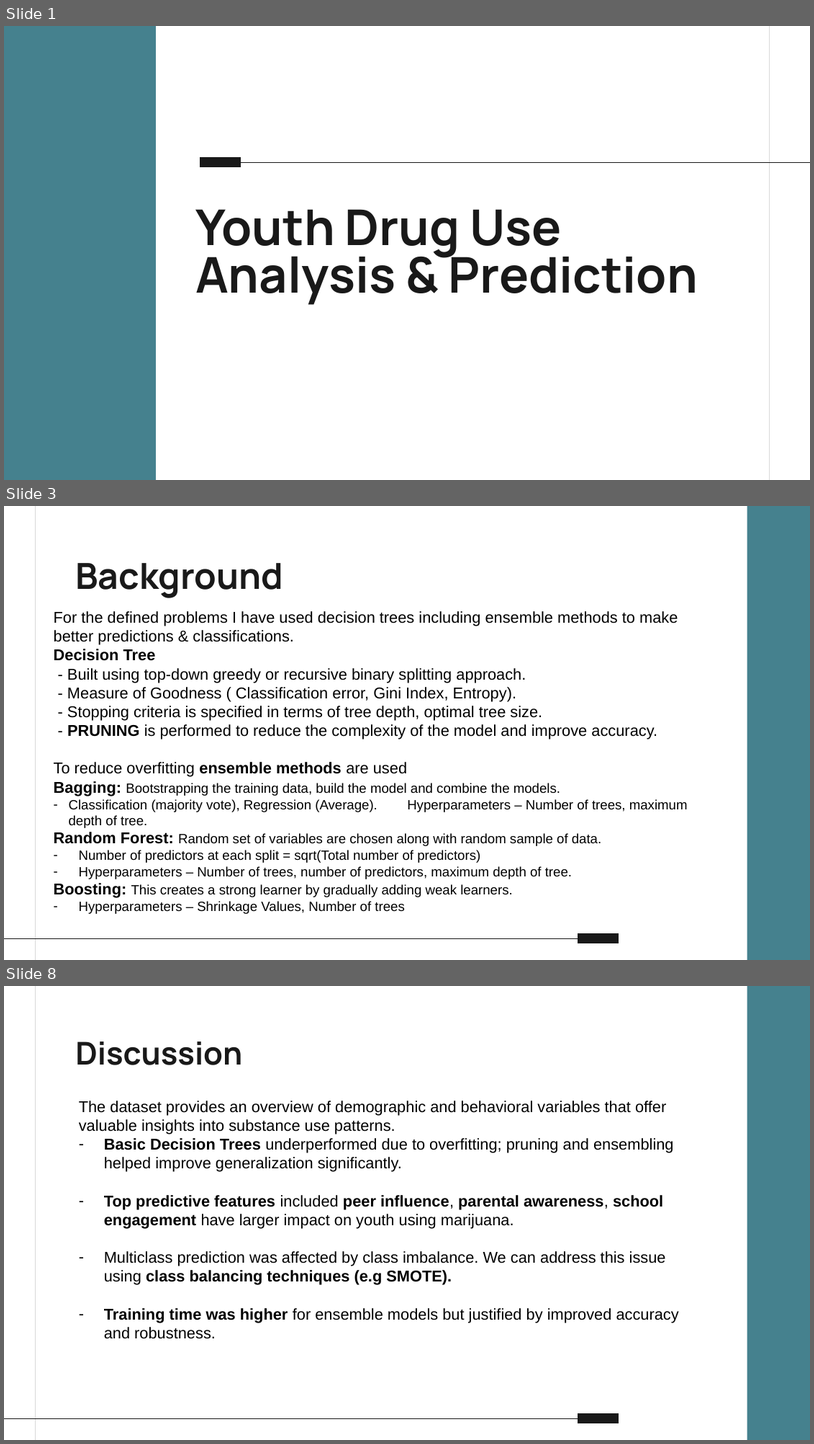
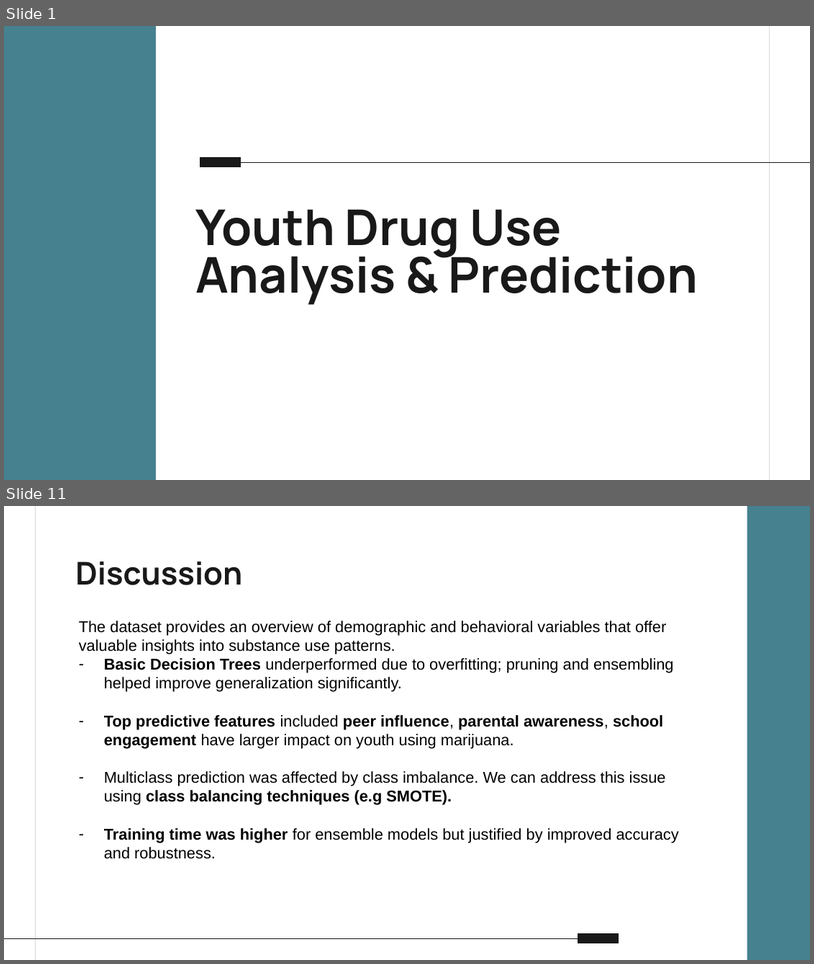
Before and after one commit to Sowjanya2502/Youth-Marijuana-Use-Analysis-and-Prediction, a slide deck: Youth_marijuana_use_analysis.pptx. Shown one above the other, each under a label of ours: slides 1, 3 and 8 before the commit, slides 1 and 11 after it; the slides between them are not shown. The pictures are 814x1444 and 814x964 pixels, drawn with LibreOffice and Linux fonts; fonts in the diff are those of the drawing. Boxes give left, top, right and bottom in pixels: in the first picture for what was removed or moved away, otherwise in the second. Text is boxed around its words. In the diff, an @@ line names an element or a change of style, - is before the commit and + after.

```diff
--- a/Youth_marijuana_use_analysis.pptx
+++ b/Youth_marijuana_use_analysis.pptx
@@ slide 3 removed at (4, 506, 810, 960), background #FFFFFF; not listed: 4 template elements that a slide beside it also shows @@
@@ title removed at (75, 563, 283, 598) @@
-Background
@@ text removed at (54, 611, 688, 914) @@
-For the defined problems I have used decision trees including ensemble methods to make better predictions & classifications.
-Decision Tree
-- Built using top-down greedy or recursive binary splitting approach.
-- Measure of Goodness ( Classification error, Gini Index, Entropy).
-- Stopping criteria is specified in terms of tree depth, optimal tree size.
-- PRUNING is performed to reduce the complexity of the model and improve accuracy.
-To reduce overfitting ensemble methods are used
-Bagging: Bootstrapping the training data, build the model and combine the models.
-– Classification (majority vote), Regression (Average). Hyperparameters – Number of trees, maximum depth of tree.
-Random Forest: Random set of variables are chosen along with random sample of data.
-– Number of predictors at each split = sqrt(Total number of predictors)
-– Hyperparameters – Number of trees, number of predictors, maximum depth of tree.
-Boosting: This creates a strong learner by gradually adding weak learners.
-– Hyperparameters – Shrinkage Values, Number of trees
@@ what was slide 8 is now slide 11 @@
```
Also in this commit, not shown: 6 slides changed, 3 slides added, 1 other file.
